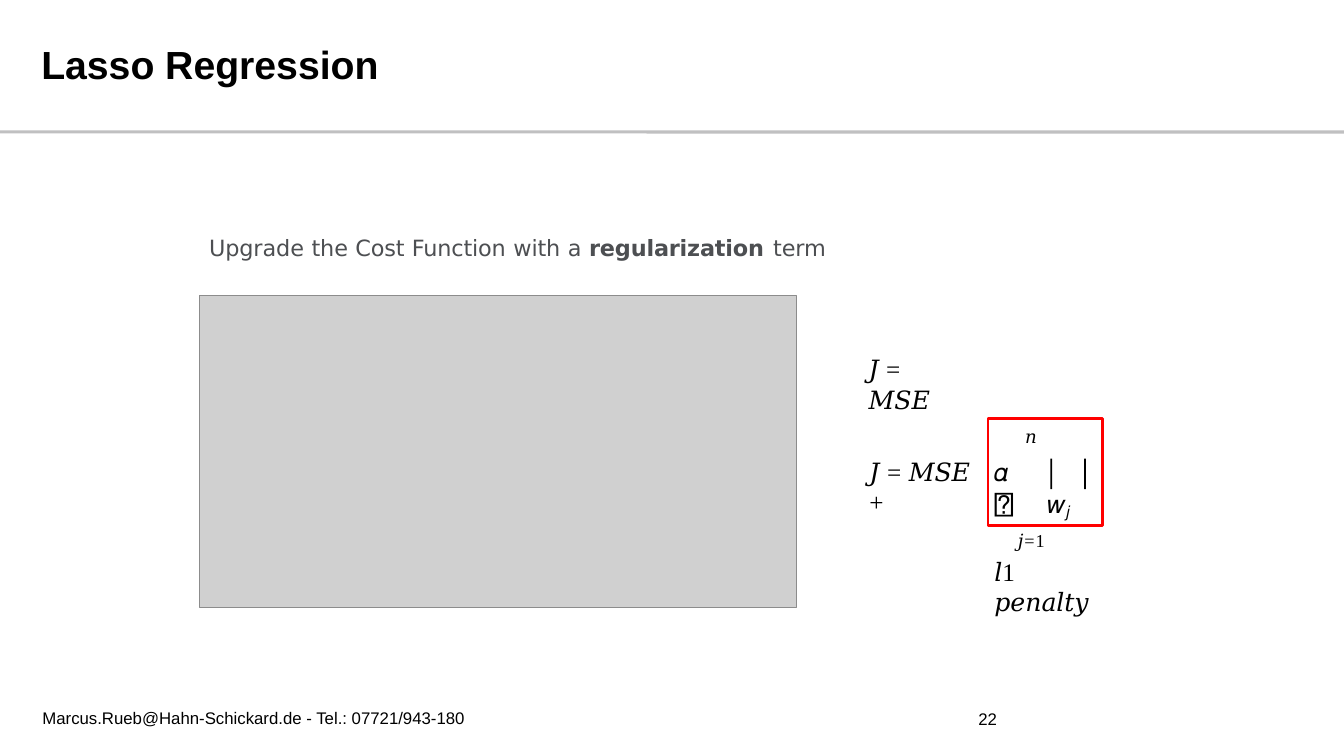
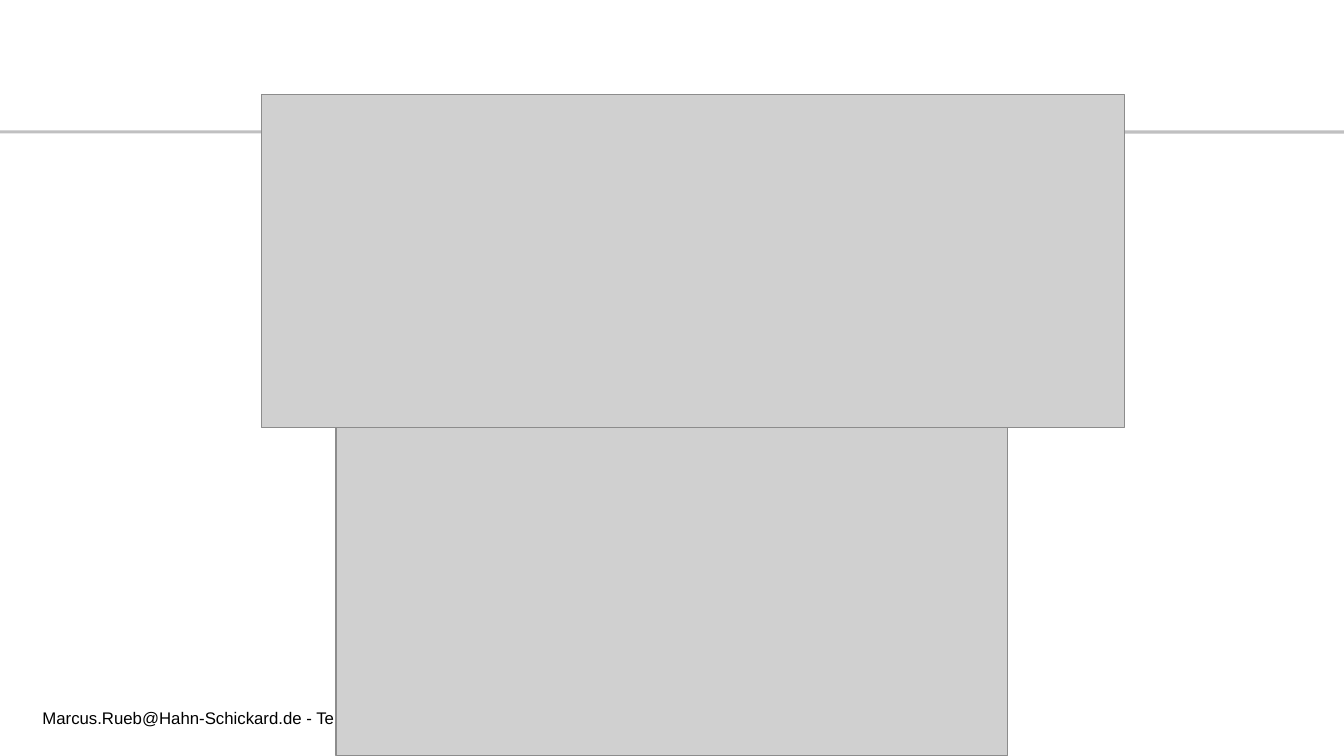
Before and after one commit to r1marcus/Fundamentals-of-Deep-Learning-HFU, a slide deck: slide 11 of Slides/02 - Linear Regression and Support Vector Machines/Linear Regression and Support Vector Machines.pptx (slide 22 before the commit). Drawn at 1344x756 pixels with LibreOffice and Linux fonts; fonts in the diff are those of the drawing; grey boxes stand for pictures; background and template pictures are left out. Boxes give left, top, right and bottom in pixels: in the first picture for what was removed or moved away, otherwise in the second. Text is boxed around its words. In the diff, an @@ line names an element or a change of style, - is before the commit and + after.

```diff
--- a/Slides/02 - Linear Regression and Support Vector Machines/Linear Regression and Support Vector Machines.pptx
+++ b/Slides/02 - Linear Regression and Support Vector Machines/Linear Regression and Support Vector Machines.pptx
@@ title removed at [41, 50, 378, 87] @@
-Lasso Regression
@@ picture added at [262, 95, 1125, 427] @@
@@ text removed at [209, 239, 826, 261] @@
-Upgrade the Cost Function with a regularization term
@@ picture removed at [200, 296, 797, 608] @@
@@ text removed at [869, 359, 930, 410] @@
-𝐽 = 𝑀𝑆𝐸
@@ picture added at [336, 401, 1008, 756] @@
@@ rectangle removed at [988, 418, 1102, 526] @@
-𝑛
-𝛼 ෍ 𝑤𝑗
-𝑗=1
@@ text removed at [869, 462, 970, 487] @@
-𝐽 = 𝑀𝑆𝐸 +
@@ freeform shape removed at [1051, 459, 1053, 489] @@
@@ freeform shape removed at [1084, 459, 1086, 489] @@
@@ text removed at [994, 592, 1088, 617] @@
-𝑙1 𝑝𝑒𝑛𝑎𝑙𝑡𝑦
@@ page number at [978, 713, 997, 725]: text changed @@
-22
+11
```
Also in this commit, not shown: 10 other slides changed, 7 slides added, 1 slide removed, 11 other files.
